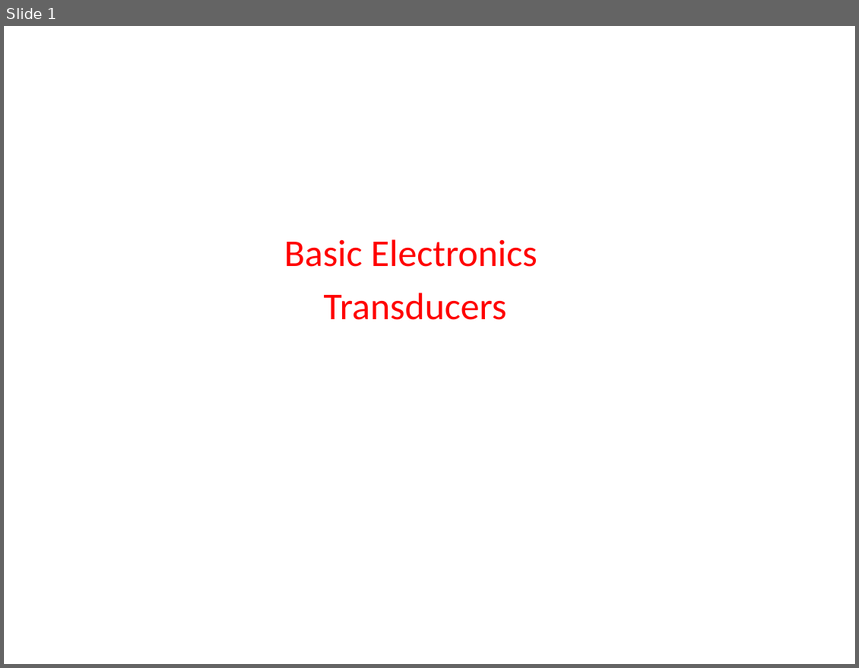
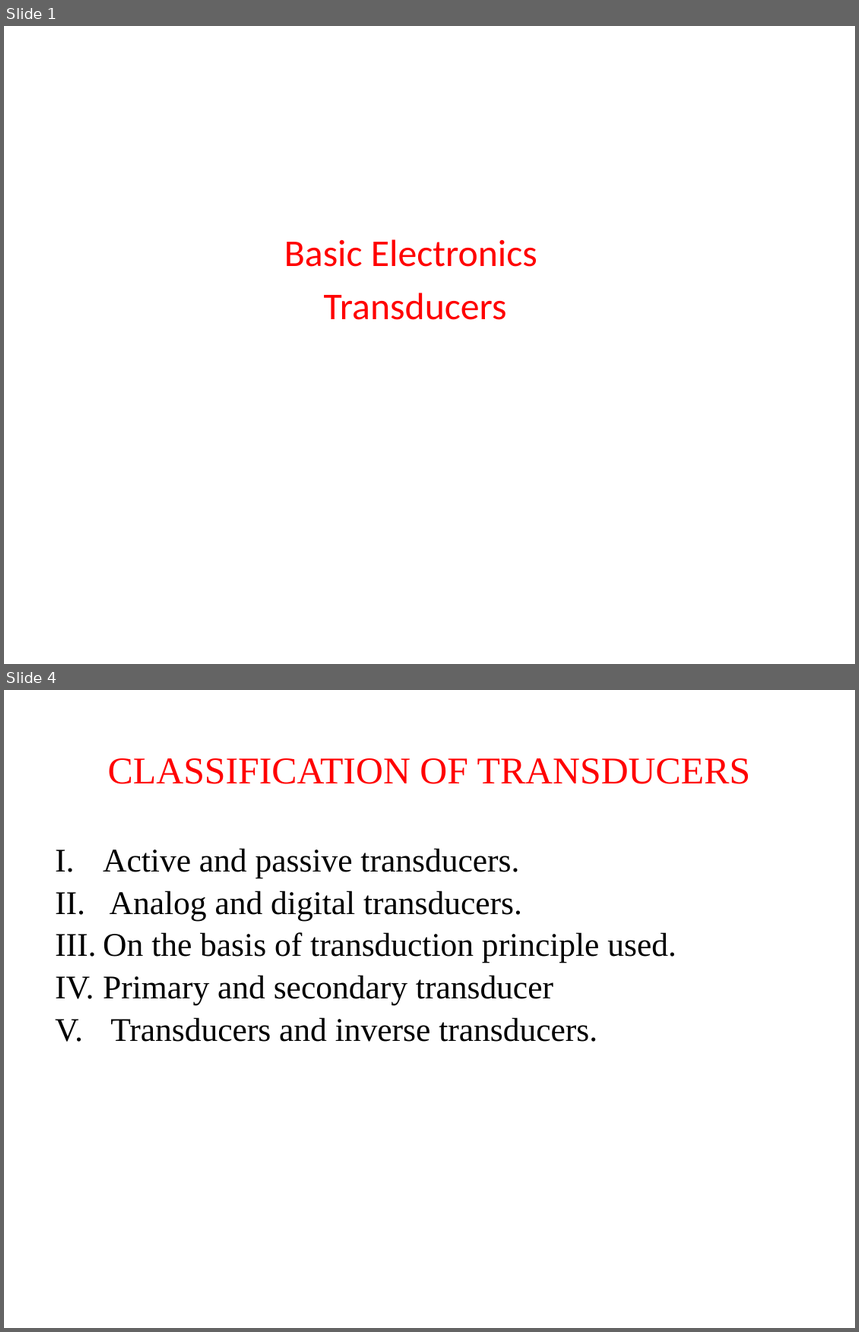
Before and after one commit to madhavirepe/Transducers, a slide deck: Transducers.pptx. Shown one above the other, each under a label of ours: slide 1 before the commit, slides 1 and 4 after it; the slides between them are not shown. The pictures are 859x668 and 859x1332 pixels, drawn with LibreOffice and Linux fonts; fonts in the diff are those of the drawing. Boxes give left, top, right and bottom in pixels: in the first picture for what was removed or moved away, otherwise in the second. Text is boxed around its words. In the diff, an @@ line names an element or a change of style, - is before the commit and + after.

```diff
--- a/Transducers.pptx
+++ b/Transducers.pptx
@@ slide 4 added at bbox=[4, 690, 855, 1328], background #FFFFFF @@
@@ title added at bbox=[108, 758, 751, 784], 32 pt, text #FF0000 @@
+CLASSIFICATION OF TRANSDUCERS
@@ text added at bbox=[103, 848, 677, 1042], 28 pt, text #000000 @@
+I. Active and passive transducers.
+II. Analog and digital transducers.
+III. On the basis of transduction principle used.
+IV. Primary and secondary transducer
+V. Transducers and inverse transducers.
```
Also in this commit, not shown: 21 other slides added.
